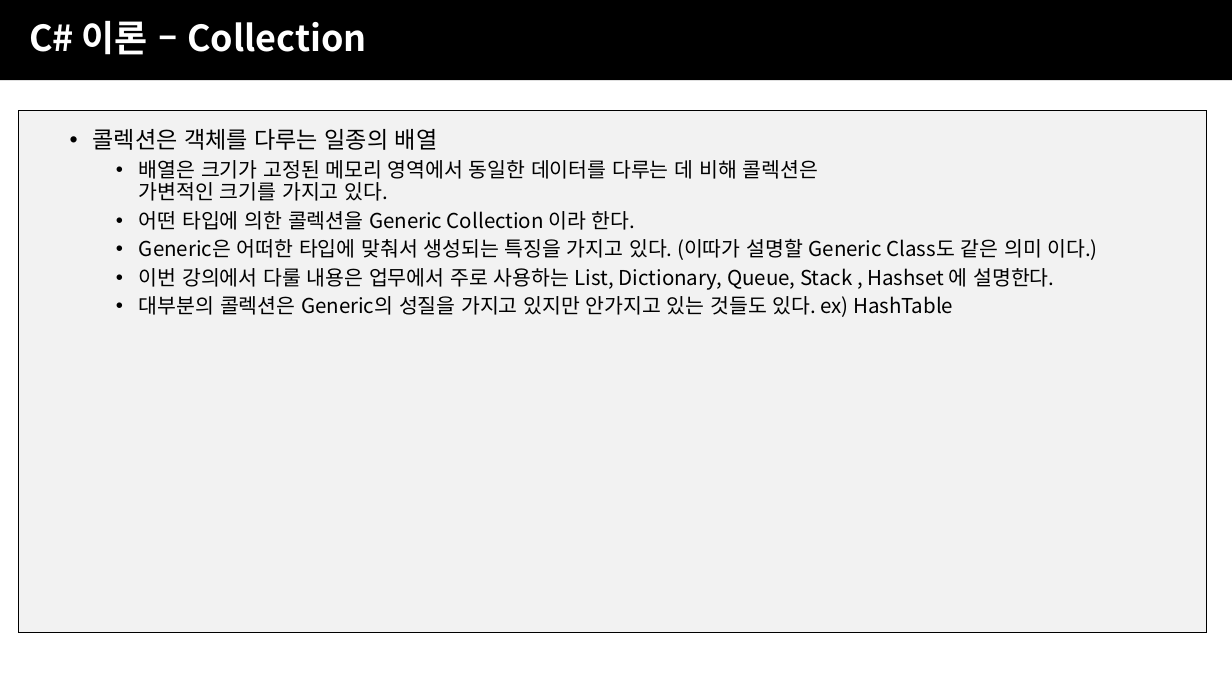
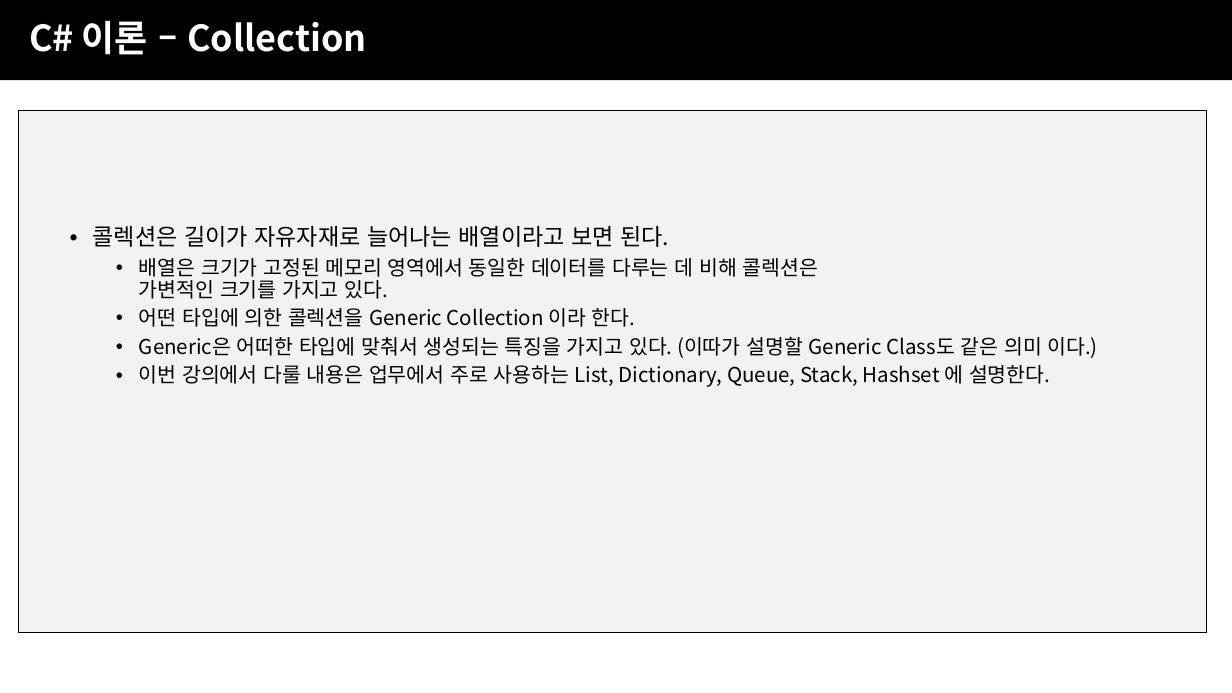
Before and after one commit to JJaery/SBSGameAcademy3, a slide deck: slide 57 of 2주차/SBS게임아카데미_UNITY주말4개월_2주차.pptx (slide 49 before the commit). Drawn at 1232x693 pixels with LibreOffice and Linux fonts; fonts in the diff are those of the drawing; background and template pictures are left out. Boxes give left, top, right and bottom in pixels: in the first picture for what was removed or moved away, otherwise in the second. Text is boxed around its words. In the diff, an @@ line names an element or a change of style, - is before the commit and + after.

```diff
--- a/2주차/SBS게임아카데미_UNITY주말4개월_2주차.pptx
+++ b/2주차/SBS게임아카데미_UNITY주말4개월_2주차.pptx
@@ text "콜렉션은 길이가 자유자재로 늘어나는 배열이라고 ...": place and size @@
-text "콜렉션은 길이가 자유자재로 늘어나는 배열이라고 ..." at (93, 129, 1098, 317)
+text "콜렉션은 길이가 자유자재로 늘어나는 배열이라고 ..." at (93, 226, 1098, 387)
@@ text at (93, 226, 669, 247): text changed @@
-• 콜렉션은 객체를 다루는 일종의 배열
+• 콜렉션은 길이가 자유자재로 늘어나는 배열이라고 보면 된다.
@@ text at (139, 365, 1050, 387): text changed @@
-  • 이번 강의에서 다룰 내용은 업무에서 주로 사용하는 List, Dictionary, Queue, Stack , Hashset 에 설명한다.
-  • 대부분의 콜렉션은 Generic의 성질을 가지고 있지만 안가지고 있는 것들도 있다. ex) HashTable
+  • 이번 강의에서 다룰 내용은 업무에서 주로 사용하는 List, Dictionary, Queue, Stack, Hashset 에 설명한다.
```
Also in this commit, not shown: 18 other slides changed, 9 slides added.
